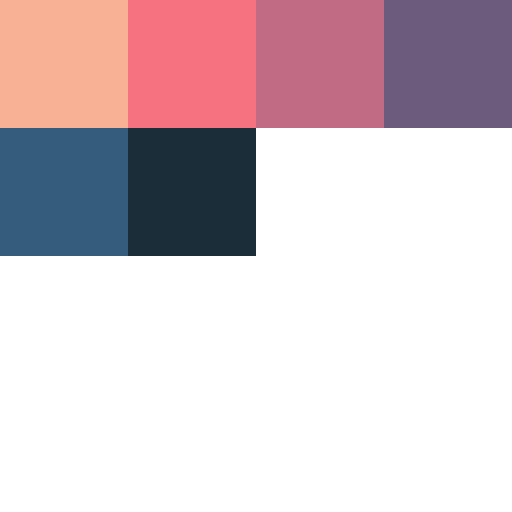
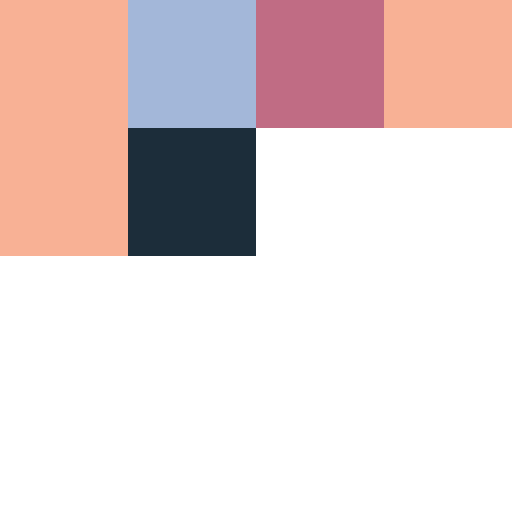
Layered file, before and after one edit (512 × 512). Changes by layer:
showed "Alt3", painted on it over [0, 0, 512, 256]
showed "Alt2", painted on it over [128, 0, 512, 128]
showed "Alt1", painted on it over [0, 0, 512, 256]
